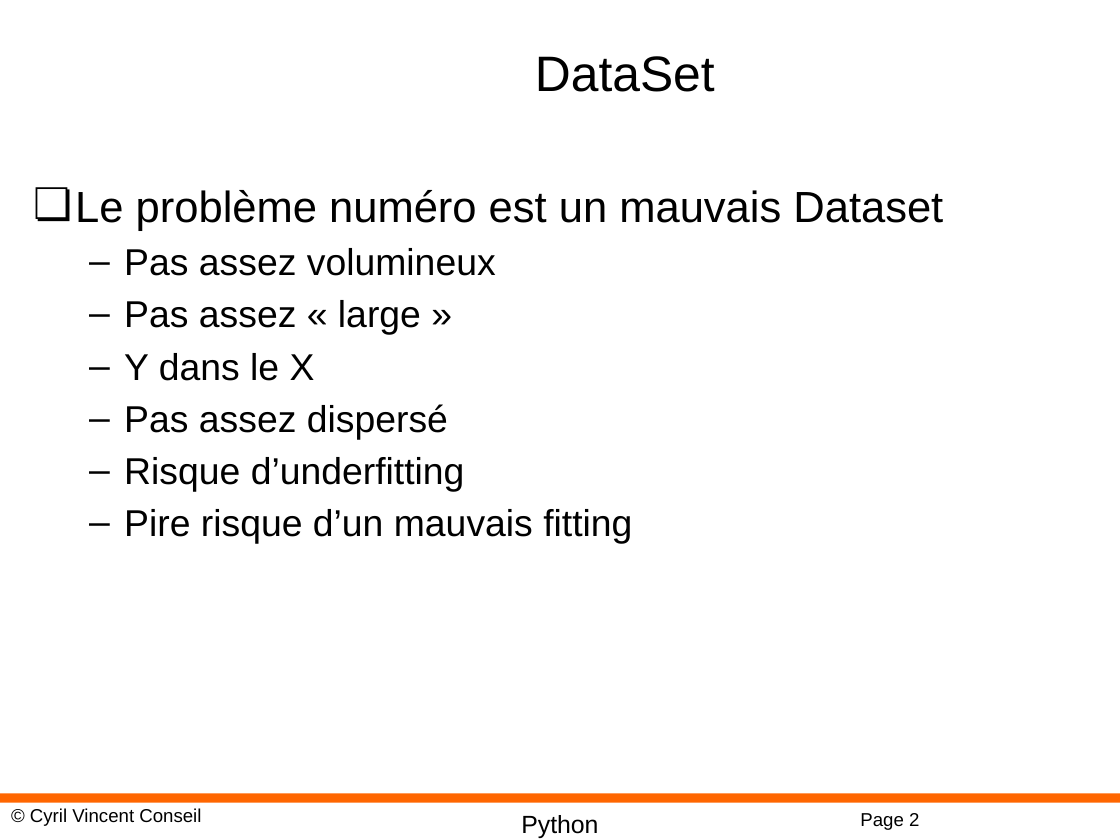
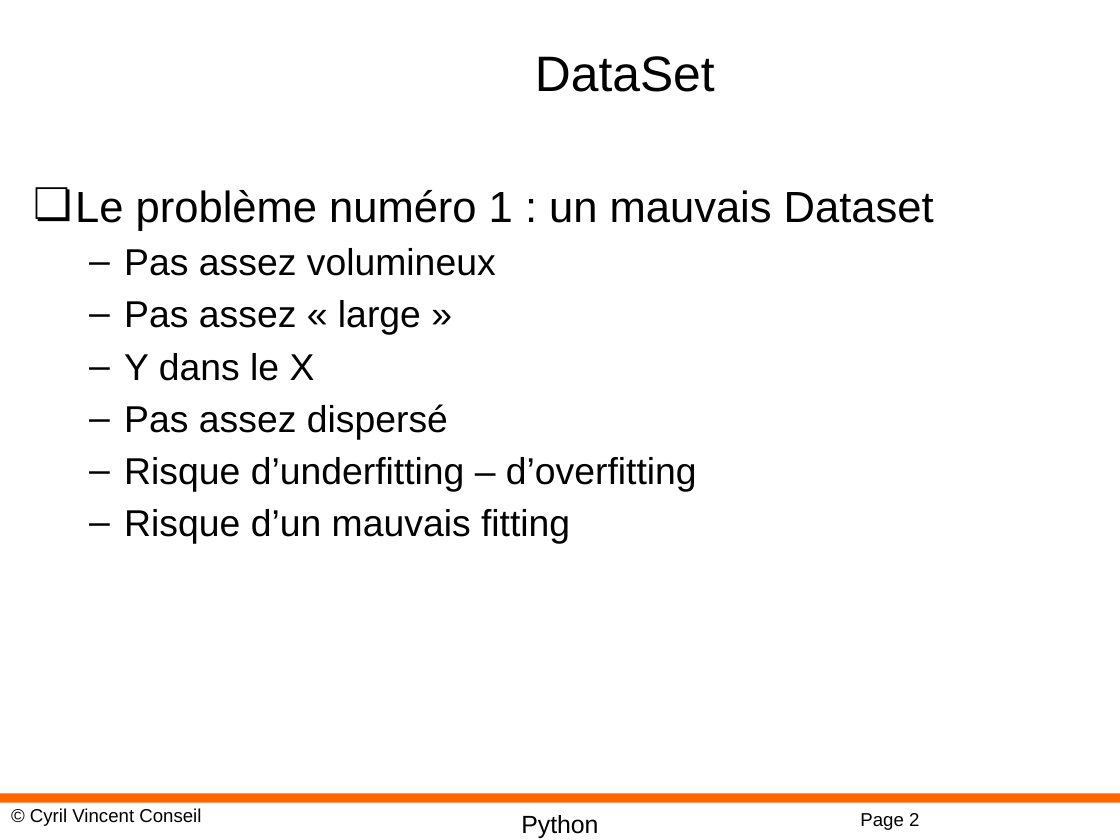
Before and after one commit to cyrilvincent/mlops, a slide deck: slide 2 of ppt/MLOps06-Quality.pptx. Drawn at 1120x840 pixels with LibreOffice and Linux fonts; fonts in the diff are those of the drawing; background and template pictures are left out. Boxes give left, top, right and bottom in pixels: in the first picture for what was removed or moved away, otherwise in the second. Text is boxed around its words. In the diff, an @@ line names an element or a change of style, - is before the commit and + after.

```diff
--- a/ppt/MLOps06-Quality.pptx
+++ b/ppt/MLOps06-Quality.pptx
@@ text at (75,190,934,231): text changed @@
-❏ Le problème numéro est un mauvais Dataset
+❏ Le problème numéro 1 : un mauvais Dataset
@@ text at (124,457,697,544): text changed @@
-  – Risque d’underfitting
-  – Pire risque d’un mauvais fitting
+  – Risque d’underfitting – d’overfitting
+  – Risque d’un mauvais fitting
```
Also in this commit, not shown: 17 other files.
